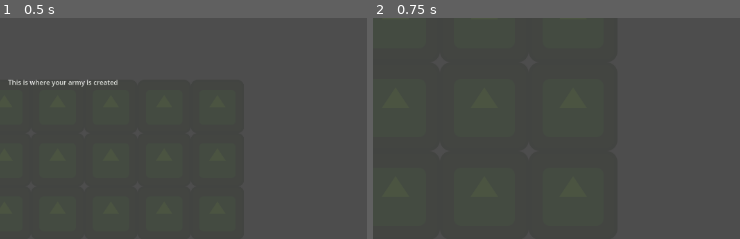
Above: before the commit, frames 1-2 (left to right).
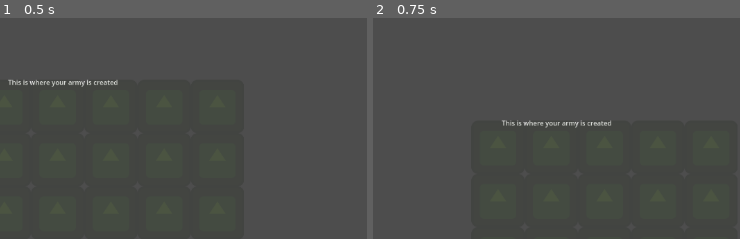
Above: after the commit, the same moments.

Repository: LorcanSmith/Armies
Game: Godot game, scene res://Scenes/main.tscn
Two runs of this game, one before a commit and one after it. Both use one fixed random seed, a clock stepped at 60 frames per second and the inputs below. The engine's default icon, where the game draws it, is replaced by a stand-in: a white triangle on a blue panel in a dark square.
Inputs (mouse positions are % of the whole screen's width and height, from its top left):
- Up to frame 1 (0.5 s): no input
- Up to frame 2 (0.75 s): tap Enter (ui_accept) at 0.5 s; move the mouse to (29, 92) at 0.52 s; hold U from 0.53 s (still down); click (29, 92) at 0.67 s
The pictures show only the part of the screen within x 21-71%, y 0-50%; the shares and areas given below are measured in that part.

Frame 1 is identical in both runs. In frame 2, 0.4% of the frame differs, in the area x 35-65%, y 46-50%.
Error after the commit: Invalid access of index '0' on a base object of type: 'Array'. (res://Scripts/Managers/grid_manager.gd:21)

Commit message:
Loads in units from an array thats provided upon saving the grid, as well as created basic unit prefab and dummy methods in game_manager

Diff:
--- /dev/null
+++ b/Prefabs/Units/Level1/Knight.tscn
@@ -0,0 +1,11 @@
+[gd_scene load_steps=3 format=3 uid="uid://cp7cu2n1hgu2p"]
+
+[ext_resource type="Script" path="res://Scripts/unit.gd" id="1_nvp6n"]
+[ext_resource type="Texture2D" uid="uid://fx6vipkd6jt3" path="res://icon.svg" id="2_dnale"]
+
+[node name="Knight" type="Node2D"]
+modulate = Color(1, 0.172549, 1, 1)
+script = ExtResource("1_nvp6n")
+
+[node name="Sprite2D" type="Sprite2D" parent="."]
+texture = ExtResource("2_dnale")
--- a/Scenes/Test Scenes/Combat.tscn
+++ b/Scenes/Test Scenes/Combat.tscn
@@ -11,3 +11,7 @@
 [node name="grid_manager" parent="." instance=ExtResource("2_ocspw")]
 
 [node name="grid_generator" parent="grid_manager" instance=ExtResource("3_w7yv5")]
+
+[node name="Camera2D" type="Camera2D" parent="."]
+position = Vector2(287, 229)
+zoom = Vector2(0.6, 0.6)
--- a/Scripts/Managers/combat_manager.gd
+++ b/Scripts/Managers/combat_manager.gd
@@ -29,20 +29,22 @@
 
 	#For both of the grids
 	for grid in grids:
-		for width in grid:
-			for tile in width:
+		for width in range(grid.size()):
+			for tile in range(width):
 				#If there is a unit on the tile
-				if(tile.units_on_tile.size() == 1):
+				if(grid[width][tile].units_on_tile.size() == 1):
 					#Space which the unit will move to
 					var unit_space_to_move
 					#The unit on the grid
-					var unit = tile.units_on_tile[0]
+					var unit = grid[width][tile].units_on_tile[0]
 					#If its a player unit, move in a forward direction
 					if(unit.is_in_group("player")):
-						unit_space_to_move = tile + 1
+						unit_space_to_move = grid_reversed[width][tile - 1]
+						print("I did somethinbg els")
 					#If its an enemy unit, move in a backwards direction
 					else:
-						unit_space_to_move = tile - 1
+						unit_space_to_move = grid_forward[width][tile - 1]
+						print("I did somethinbg")
 					#If the grid in front of the unit is empty, then we can move there
 					if(grid[width][unit_space_to_move].is_empty):
 						unit.tile_to_move_to = grid[width][unit_space_to_move]
@@ -51,8 +53,8 @@
 						#move the unit
 						unit.move()
 					#If there is more than one unit on the tile then they can't move as they are brawling
-					elif(tile.units_on_tile.size() > 1):
-						pass
+					#elif(tile.units_on_tile.size() > 1):
+						#pass
 
 func combat_phase():
 #	call skill() for each unit that can use them or calculate brawl damage
--- a/Scripts/Managers/game_manager.gd
+++ b/Scripts/Managers/game_manager.gd
@@ -25,6 +25,10 @@
 	if Input.is_action_just_pressed("ui_accept"):
 		swap_scenes()
 		create_scene()
+
+func send_enemy_army() -> Array:
+	return Array()
+
 
 func swap_scenes():
 	#reverses the value of in_combat boolean
@@ -60,5 +64,8 @@
 		GridManager.load_layout("army")
 	if Input.is_key_pressed(KEY_M):
 		CombatManager.movement_phase()
+		print("im moving!")
 	if Input.is_key_pressed(KEY_C):
 		CombatManager.battle_ticker()
+	if Input.is_key_pressed(KEY_U):
+		GridManager.load_units()
--- a/Scripts/Managers/grid_manager.gd
+++ b/Scripts/Managers/grid_manager.gd
@@ -3,9 +3,39 @@
 var game_manager
 #Where should we save the files?
 var game_folder = ProjectSettings.globalize_path("res://")
+var test_unit = preload("res://Prefabs/Units/Level1/Knight.tscn")
+
+
+func load_units():
+	var tiles = get_child(0).grid
+	var unit_IDs = game_manager.army
+
+#	reverses enemy army position so that they are placed 180 degrees
+	#var enemy_army = game_manager.send_enemy_army()
+	#for column in range(enemy_army.size()):
+		#enemy_army[column].reverse()
+	#enemy_army.reverse()
+
+	for width in range(tiles.size()):
+		for height in range(tiles[width].size()):
+			if unit_IDs[width][height] != null:
+
+#				TODO
+#				translate Unit ID to appropriate unit
+
+				var instance = test_unit.instantiate()
+
+				tiles[width][height].add_child(instance)
+				instance.position = Vector2i(0,0)
+				print("hello")
+				tiles[width][height].unit_placed_on(instance)
+
+#	TODO
+#	spawn enemies on other side of the grid
 
 #Saves a grid
 func save_layout(grid_name : String, grid_data : Array):
+	game_manager.army = grid_data
 	#This will give you the project directory.
 	var save_file = FileAccess.open(game_folder + grid_name + ".save", FileAccess.WRITE)
 	# JSON provides a static method to serialized JSON string.
Not shown, removed: Prefabs/Units/Level1/DELETE ME.txt
Not shown, changed: army.save
